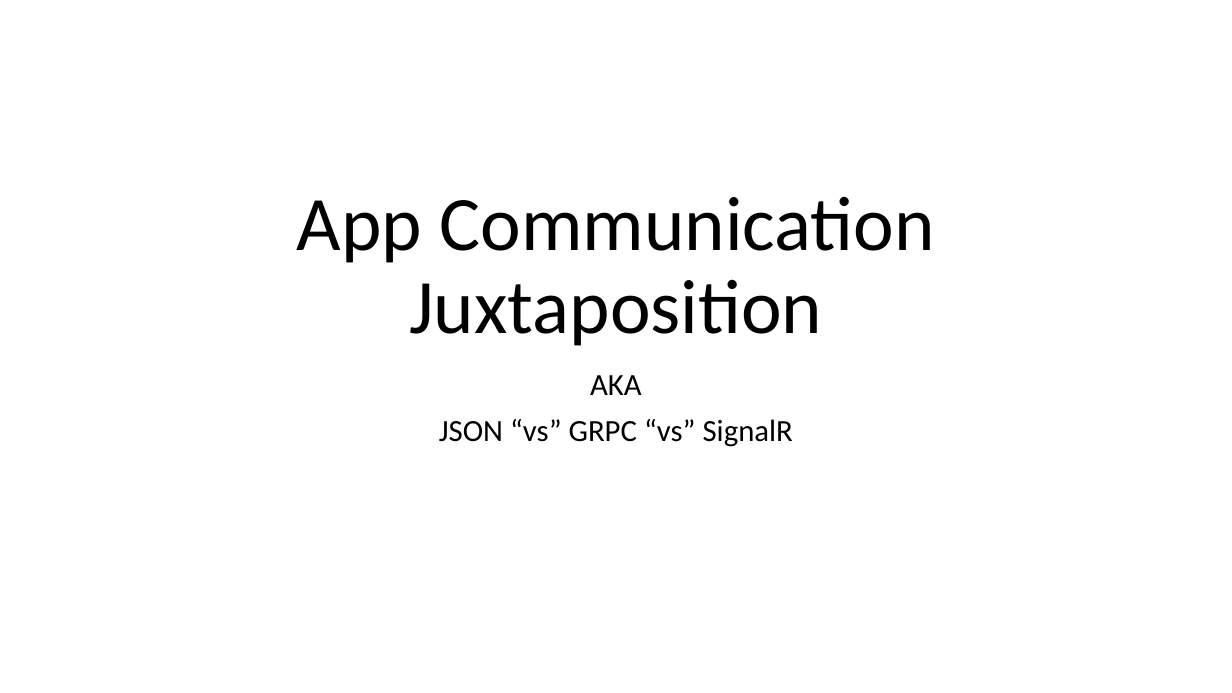
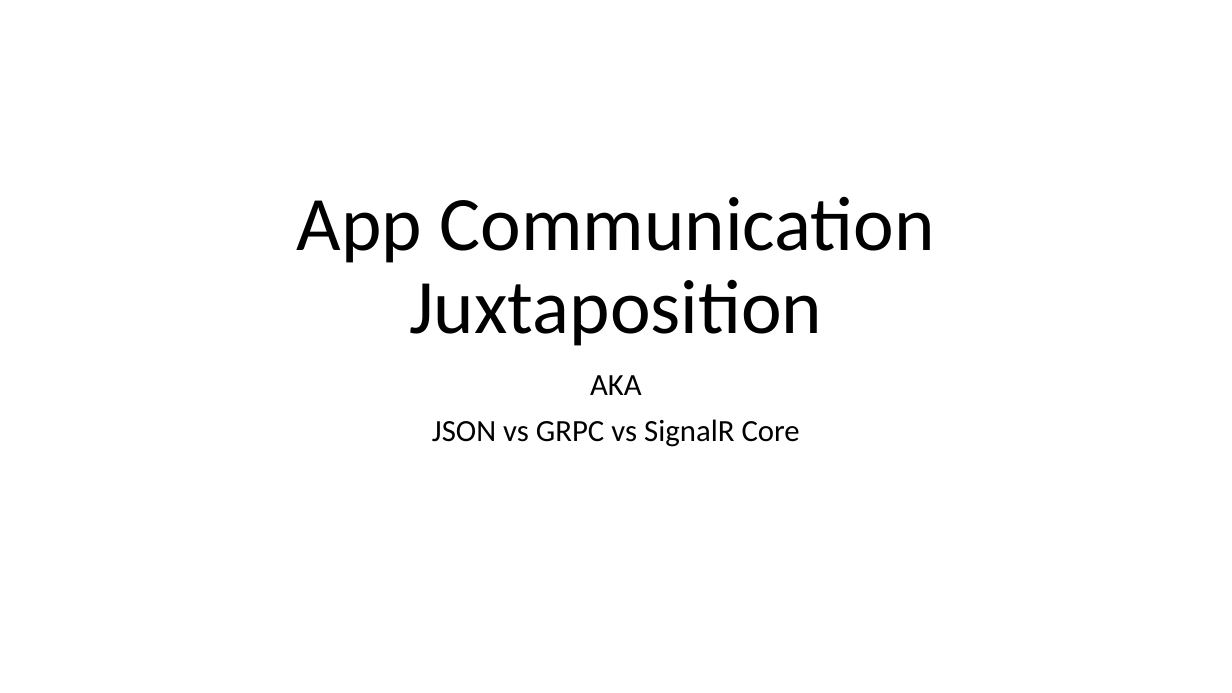
Before and after one commit to ProgrammerAL/Presentations-2020, a slide deck: slide 1 of 2020-04-14 ONETUG App Communication Juxtaposition/Presentation.pptx. Drawn at 1232x693 pixels with LibreOffice and Linux fonts; fonts in the diff are those of the drawing. Boxes give left, top, right and bottom in pixels: in the first picture for what was removed or moved away, otherwise in the second. Text is boxed around its words. In the diff, an @@ line names an element or a change of style, - is before the commit and + after.

```diff
--- a/2020-04-14 ONETUG App Communication Juxtaposition/Presentation.pptx
+++ b/2020-04-14 ONETUG App Communication Juxtaposition/Presentation.pptx
@@ subtitle at (432,419,800,447): text changed @@
-JSON “vs” GRPC “vs” SignalR
+JSON vs GRPC vs SignalR Core
```
Also in this commit, not shown: 2 other slides changed, 1 slide removed, 1 other file.
